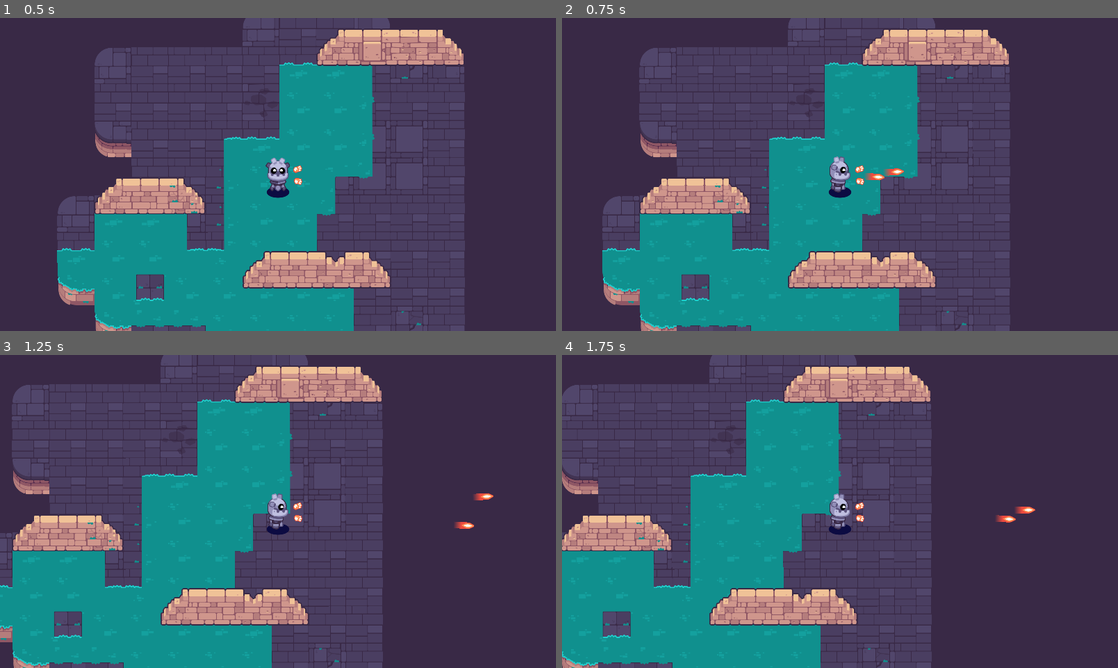
Above: before the commit, frames 1-4 (two rows, left to right).
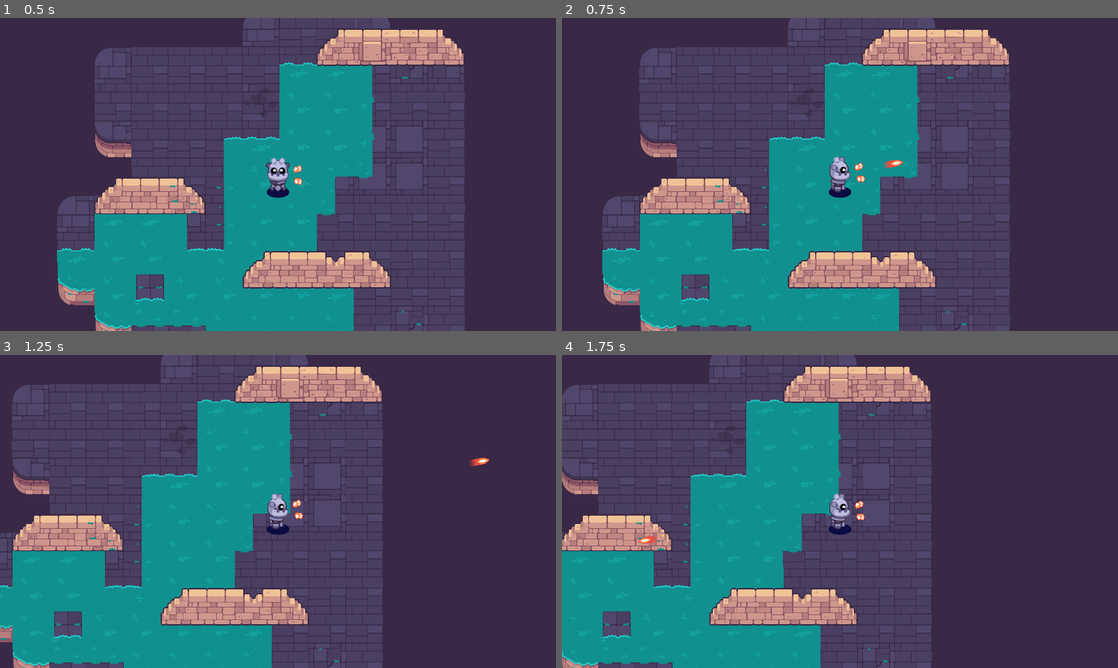
Above: after the commit, the same moments.

Repository: DavidNobela/Path-of-Sorcerers-Game
Game: Godot game, scene res://node.tscn
Two runs of this game, one before a commit and one after it. Both use one fixed random seed, a clock stepped at 60 frames per second and the inputs below.
Inputs (mouse positions are in pixels of both pictures, inside the frame that each line leads up to):
- Up to frame 1 (0.5 s): no input
- Up to frame 2 (0.75 s): tap Enter at 0.5 s; move the mouse to (962, 158) at 0.52 s; hold D (move_right) from 0.53 s (still down); click (962, 158) at 0.6 s
- Up to frame 3 (1.25 s): keep holding D (move_right); tap Space at 0.77 s
- Up to frame 4 (1.75 s): release D (move_right) at 1.25 s; drag from (728, 527) to (1051, 495) at 1.27 s

Frame 1 is identical in both runs. In frame 2, 0.3% of the frame differs, in the area x 52-62%, y 45-54%; in frame 3, 0.3%; in frame 4, 0.3%.

Commit message:
Player shooting bulllets

Diff:
--- a/M10.twin_stick_workbook/common/shadow.tscn
+++ b/M10.twin_stick_workbook/common/shadow.tscn
@@ -1,10 +1,11 @@
-[gd_scene load_steps=8 format=3 uid="uid://cqqxwvij1dsud"]
+[gd_scene load_steps=9 format=3 uid="uid://cqqxwvij1dsud"]
 
 [ext_resource type="Texture2D" uid="uid://bnuxefkl10pkv" path="res://common/shadow_circle.png" id="1"]
 [ext_resource type="Script" path="res://common/Player.gd" id="1_qkpn3"]
 [ext_resource type="Texture2D" uid="uid://bw03btxpkxde4" path="res://player/godot_bottom.png" id="2_a5qea"]
 [ext_resource type="Script" path="res://common/Sprite2D.gd" id="4_n6v5s"]
 [ext_resource type="Script" path="res://weapon.gd" id="5_2umkh"]
+[ext_resource type="Script" path="res://common/weapon_pivot.gd" id="5_8ctws"]
 [ext_resource type="Texture2D" uid="uid://dekkcmj408pvt" path="res://player/hand_fire.png" id="6_xhf73"]
 
 [sub_resource type="CircleShape2D" id="CircleShape2D_vxorg"]
@@ -30,6 +31,7 @@
 [node name="Camera2D" type="Camera2D" parent="."]
 
 [node name="WeaponPivot" type="Node2D" parent="."]
+script = ExtResource("5_8ctws")
 
 [node name="WeaponAnchor" type="Marker2D" parent="WeaponPivot"]
 unique_name_in_owner = true
--- /dev/null
+++ b/M10.twin_stick_workbook/common/weapon_pivot.gd
@@ -0,0 +1,26 @@
+extends Node2D
+
+var is_using_gamepad := false
+
+@onready var _weapon_anchor: Marker2D = %WeaponAnchor
+
+
+func _unhandled_input(event: InputEvent) -> void:
+	if event is InputEventMouseMotion or event is InputEventKey:
+		is_using_gamepad = false
+	elif event is InputEventJoypadButton or event is InputEventJoypadMotion:
+		is_using_gamepad = true
+
+
+func _process(_delta: float) -> void:
+	var aim_direction := Vector2.ZERO
+	if is_using_gamepad:
+		aim_direction = Input.get_vector("aim_left", "aim_right", "aim_up", "aim_down")
+	else:
+		aim_direction = global_position.direction_to(get_global_mouse_position())
+	if aim_direction.length() > 0.1:
+		rotation = aim_direction.angle()
+
+	z_index = 3
+	if aim_direction.y < 0.0:
+		z_index = 1
--- a/M10.twin_stick_workbook/node.tscn
+++ b/M10.twin_stick_workbook/node.tscn
@@ -1,8 +1,7 @@
-[gd_scene load_steps=4 format=3 uid="uid://ctfuqwhv6apih"]
+[gd_scene load_steps=3 format=3 uid="uid://ctfuqwhv6apih"]
 
 [ext_resource type="PackedScene" uid="uid://cu2rb5dl4ljte" path="res://levels/rooms/room_a.tscn" id="1_1wrky"]
 [ext_resource type="PackedScene" uid="uid://cqqxwvij1dsud" path="res://common/shadow.tscn" id="2_gw7jg"]
-[ext_resource type="PackedScene" uid="uid://dedy12ou0clek" path="res://Weapons.tscn" id="3_kof4x"]
 
 [node name="Node" type="Node2D"]
 
@@ -12,6 +11,3 @@
 [node name="Player" parent="." instance=ExtResource("2_gw7jg")]
 position = Vector2(763, 566)
 rotation = -0.00114604
-
-[node name="Node2D" parent="Player" instance=ExtResource("3_kof4x")]
-rotation = 0.00114604
